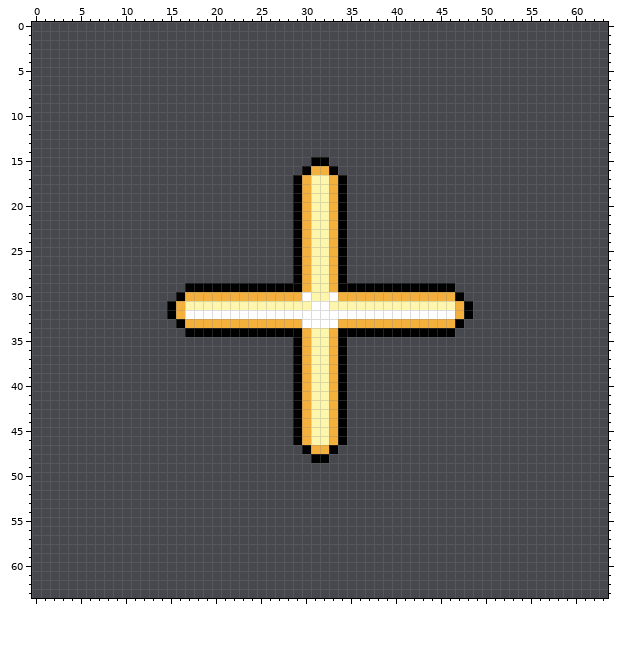
Pixel-art file, stored at Assets/plus-icon.aseprite. Above: the version before the commit.
64x64 pixels, 1 frame.
Now the later version:
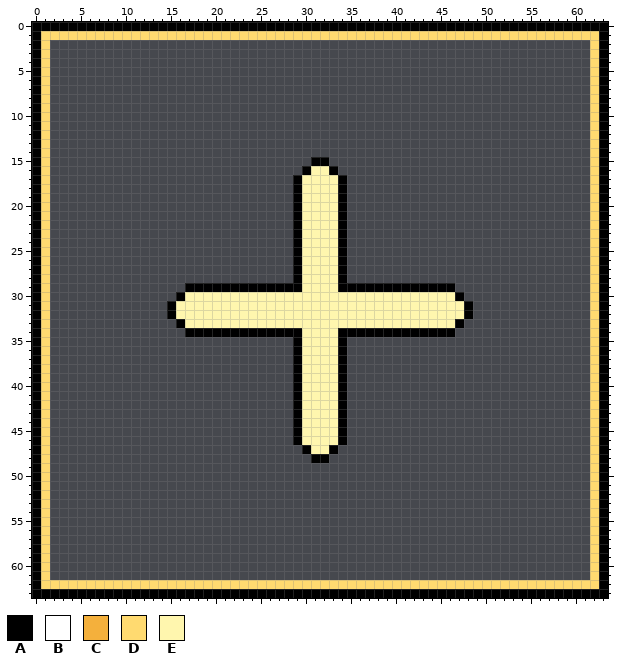
Palette (. is transparent): A #000000  B #ffffff  C #f4b03c  D #ffda70  E #fff6ae
The edit:
y 0: x 0..63 ................................................................ -> AAAAAAAAAAAAAAAAAAAAAAAAAAAAAAAAAAAAAAAAAAAAAAAAAAAAAAAAAAAAAAAA
y 1: x 0..63 ................................................................ -> ADDDDDDDDDDDDDDDDDDDDDDDDDDDDDDDDDDDDDDDDDDDDDDDDDDDDDDDDDDDDDDA
y 2..15: x 0..1 .. -> AD; x 62..63 .. -> DA
y 16: x 0..1 .. -> AD; x 31..32 CC -> EE; x 62..63 .. -> DA
y 17..29: x 0..1 .. -> AD; x 30 C -> E; x 33 C -> E; x 62..63 .. -> DA
y 30: x 0..1 .. -> AD; x 17..30 CCCCCCCCCCCCCB -> EEEEEEEEEEEEEE; x 33..46 BCCCCCCCCCCCCC -> EEEEEEEEEEEEEE; x 62..63 .. -> DA
y 31: x 0..1 .. -> AD; x 16 C -> E; x 31..32 BB -> EE; x 47 C -> E; x 62..63 .. -> DA
y 32: x 0..1 .. -> AD; x 16..47 CBBBBBBBBBBBBBBBBBBBBBBBBBBBBBBC -> EEEEEEEEEEEEEEEEEEEEEEEEEEEEEEEE; x 62..63 .. -> DA
y 33: x 0..1 .. -> AD; x 17..46 CCCCCCCCCCCCCBBBBCCCCCCCCCCCCC -> EEEEEEEEEEEEEEEEEEEEEEEEEEEEEE; x 62..63 .. -> DA
y 34..46: x 0..1 .. -> AD; x 30 C -> E; x 33 C -> E; x 62..63 .. -> DA
y 47: x 0..1 .. -> AD; x 31..32 CC -> EE; x 62..63 .. -> DA
y 48..61: x 0..1 .. -> AD; x 62..63 .. -> DA
y 62: x 0..63 ................................................................ -> ADDDDDDDDDDDDDDDDDDDDDDDDDDDDDDDDDDDDDDDDDDDDDDDDDDDDDDDDDDDDDDA
y 63: x 0..63 ................................................................ -> AAAAAAAAAAAAAAAAAAAAAAAAAAAAAAAAAAAAAAAAAAAAAAAAAAAAAAAAAAAAAAAA
Boxes around the changes in both pictures, in picture pixels (x1, y1, x2, y2):
changed: (32, 22, 608, 598)
